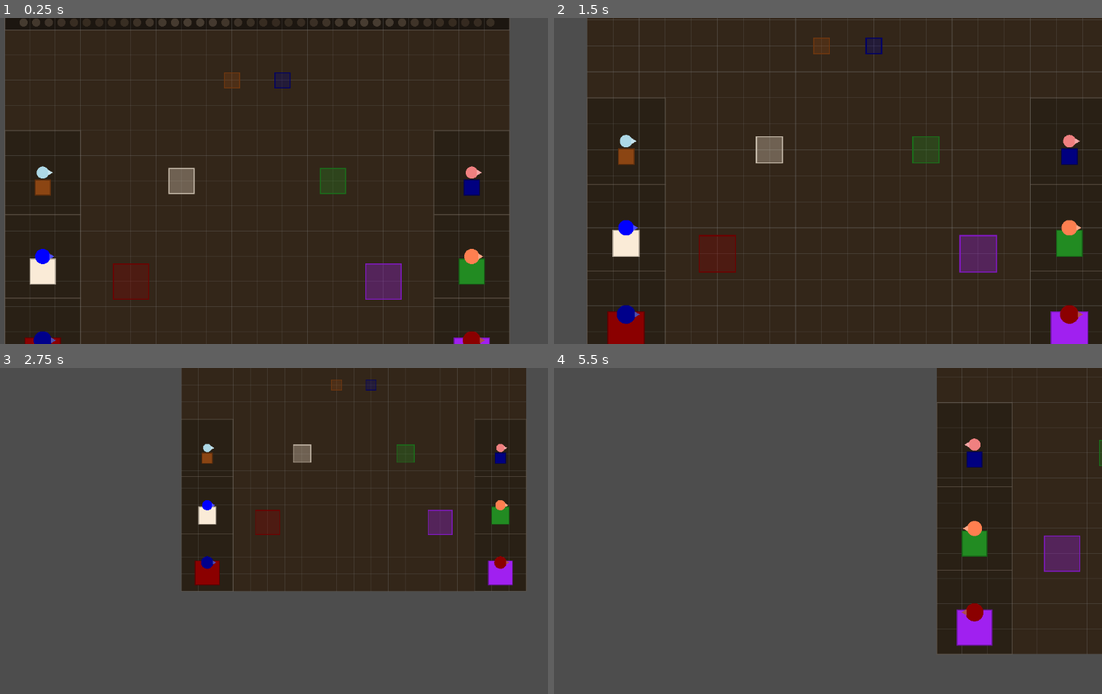
Above: before the commit, frames 1-4 (two rows, left to right).
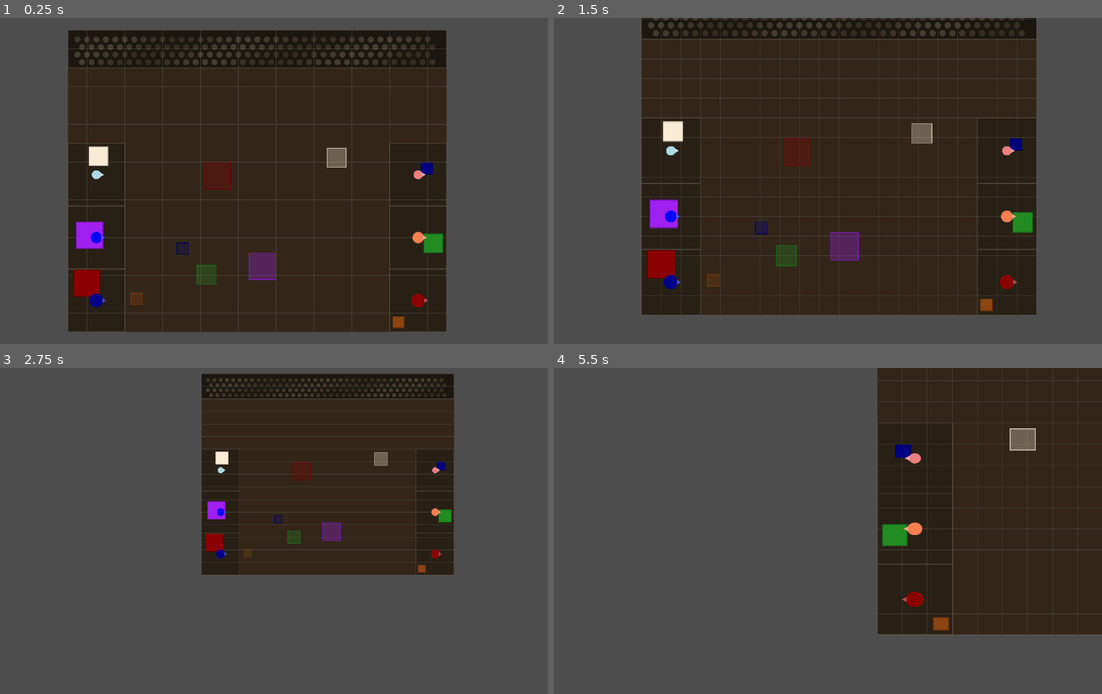
Above: after the commit, the same moments.

Repository: js-carpadakis/blackout
Game: Godot game, scene res://scenes/main/main.tscn
The game is run twice, just before and just after one commit, with the same random seed, the same clock (stepped at 60 frames per second) and the same inputs.
Inputs (mouse positions are in pixels of both pictures, inside the frame that each line leads up to):
- Up to frame 1 (0.25 s): no input
- Up to frame 2 (1.5 s): tap Enter at 0.5 s; move the mouse to (937, 164) at 0.52 s; hold D (pan_right) 0.53-1.28 s; hold Tab (switch_view) 0.53-1.28 s; click (937, 164) at 0.67 s; move the mouse to (696, 197) at 1.27 s; hold S (pan_down) from 1.28 s (still down); tap Q (zoom_in) at 1.35 s
- Up to frame 3 (2.75 s): move the mouse to (317, 459) at 2.02 s; release S (pan_down) at 2.03 s; hold D (pan_right) from 2.03 s (still down); hold E (zoom_out) from 2.03 s (still down)
- Up to frame 4 (5.5 s): move the mouse to (784, 596) at 2.77 s; release D (pan_right) at 2.78 s; release E (zoom_out) at 2.78 s; hold W (pan_up) 2.78-3.53 s; tap Tab (switch_view) at 2.85 s; click (784, 596) at 2.92 s; move the mouse to (986, 579) at 3.52 s; hold Q (zoom_in) 3.53-4.28 s; hold A (pan_left) 3.53-5.03 s; move the mouse to (636, 482) at 4.27 s; tap E (zoom_out) at 4.35 s; move the mouse to (838, 531) at 5.02 s; hold S (pan_down) from 5.03 s (still down); hold Tab (switch_view) from 5.03 s (still down); click (838, 531) at 5.17 s

The runs differ from the first frame. In frame 1, 37% of the frame differs, in the area x 0-93%, y 0-100%; in frame 2, 37%; in frame 3, 18%; in frame 4, 14%.

Commit message:
Randomize prop spawn and target positions.

Diff:
--- a/scripts/core/game_session.gd
+++ b/scripts/core/game_session.gd
@@ -65,15 +65,33 @@
 	_spawn_stagehand(StagehandRegularScene, _section_center(STAGE_RIGHT_2ND), Color.CORAL)
 	_spawn_stagehand(StagehandStrongScene, _section_center(STAGE_RIGHT_3RD), Color.DARK_RED)
 
-	# Stage left props - one per wing section
-	_spawn_prop(_section_center(STAGE_LEFT_1ST) + Vector2(0, 30), Vector2(-50, -200), Color.SADDLE_BROWN, "Chair", 1)
-	_spawn_prop(_section_center(STAGE_LEFT_2ND) + Vector2(0, 30), Vector2(-150, 0), Color.ANTIQUE_WHITE, "Dresser", 2)
-	_spawn_prop(_section_center(STAGE_LEFT_3RD) + Vector2(0, 30), Vector2(-250, 200), Color.DARK_RED, "Piano", 3)
-
-	# Stage right props - one per wing section
-	_spawn_prop(_section_center(STAGE_RIGHT_1ST) + Vector2(0, 30), Vector2(50, -200), Color.NAVY_BLUE, "Stool", 1)
-	_spawn_prop(_section_center(STAGE_RIGHT_2ND) + Vector2(0, 30), Vector2(150, 0), Color.FOREST_GREEN, "Couch", 2)
-	_spawn_prop(_section_center(STAGE_RIGHT_3RD) + Vector2(0, 30), Vector2(250, 200), Color.PURPLE, "Bookshelf", 3)
+	# Prop definitions: [name, color, weight]
+	var prop_defs: Array = [
+		["Chair", Color.SADDLE_BROWN, 1],
+		["Stool", Color.NAVY_BLUE, 1],
+		["Dresser", Color.ANTIQUE_WHITE, 2],
+		["Couch", Color.FOREST_GREEN, 2],
+		["Piano", Color.DARK_RED, 3],
+		["Bookshelf", Color.PURPLE, 3],
+	]
+	prop_defs.shuffle()
+
+	# All wing sections to distribute props into
+	var wing_sections: Array[Rect2] = [
+		STAGE_LEFT_1ST, STAGE_LEFT_2ND, STAGE_LEFT_3RD,
+		STAGE_RIGHT_1ST, STAGE_RIGHT_2ND, STAGE_RIGHT_3RD,
+	]
+
+	# Stage area for random targets (between wings, below house)
+	var stage_min := Vector2(-340, -90)
+	var stage_max := Vector2(340, 390)
+
+	for i in range(prop_defs.size()):
+		var def: Array = prop_defs[i]
+		var section: Rect2 = wing_sections[i]
+		var spawn_pos: Vector2 = _random_point_in_rect(section)
+		var target_pos: Vector2 = _random_stage_target(stage_min, stage_max)
+		_spawn_prop(spawn_pos, target_pos, def[1], def[0], def[2])
 
 
 func _spawn_stagehand(scene: PackedScene, pos: Vector2, color: Color) -> void:
@@ -198,6 +216,20 @@
 			_return_to_nearest_wing(stagehand)
 
 
+func _random_point_in_rect(rect: Rect2) -> Vector2:
+	return Vector2(
+		randf_range(rect.position.x + 20, rect.position.x + rect.size.x - 20),
+		randf_range(rect.position.y + 20, rect.position.y + rect.size.y - 20)
+	)
+
+
+func _random_stage_target(stage_min: Vector2, stage_max: Vector2) -> Vector2:
+	return Vector2(
+		randf_range(stage_min.x, stage_max.x),
+		randf_range(stage_min.y, stage_max.y)
+	)
+
+
 func _section_center(rect: Rect2) -> Vector2:
 	return rect.position + rect.size / 2.0
 
--- a/scripts/stage/camera_controller.gd
+++ b/scripts/stage/camera_controller.gd
@@ -17,7 +17,7 @@
 
 func _ready() -> void:
 	make_current()
-	zoom = Vector2(1.0, 1.0)
+	zoom = Vector2(0.75, 0.75)
 
 
 func _process(delta: float) -> void:
